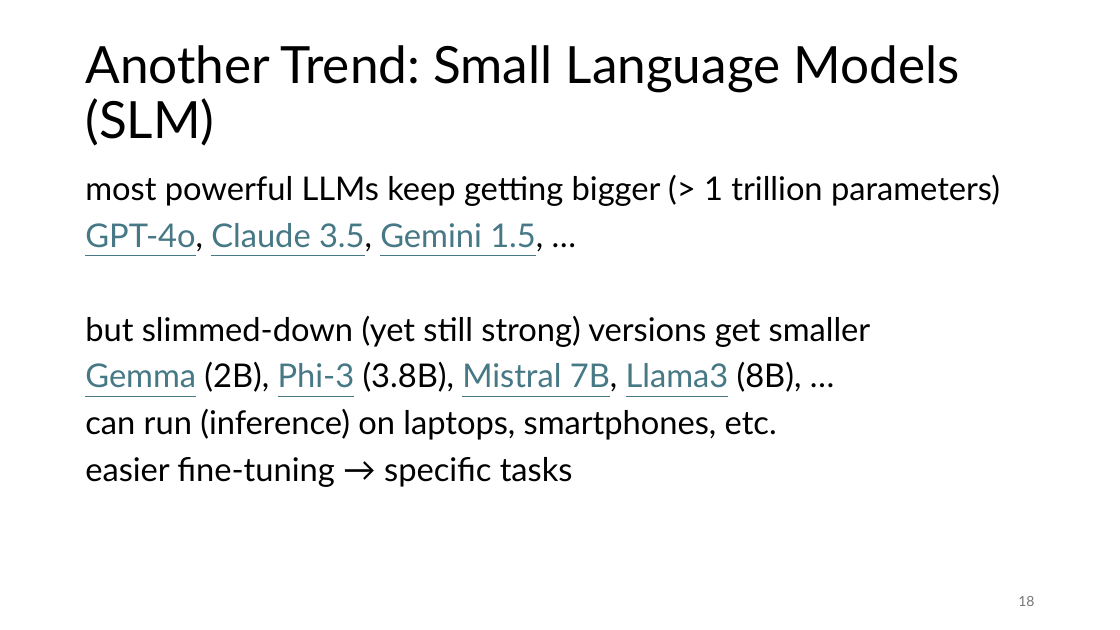
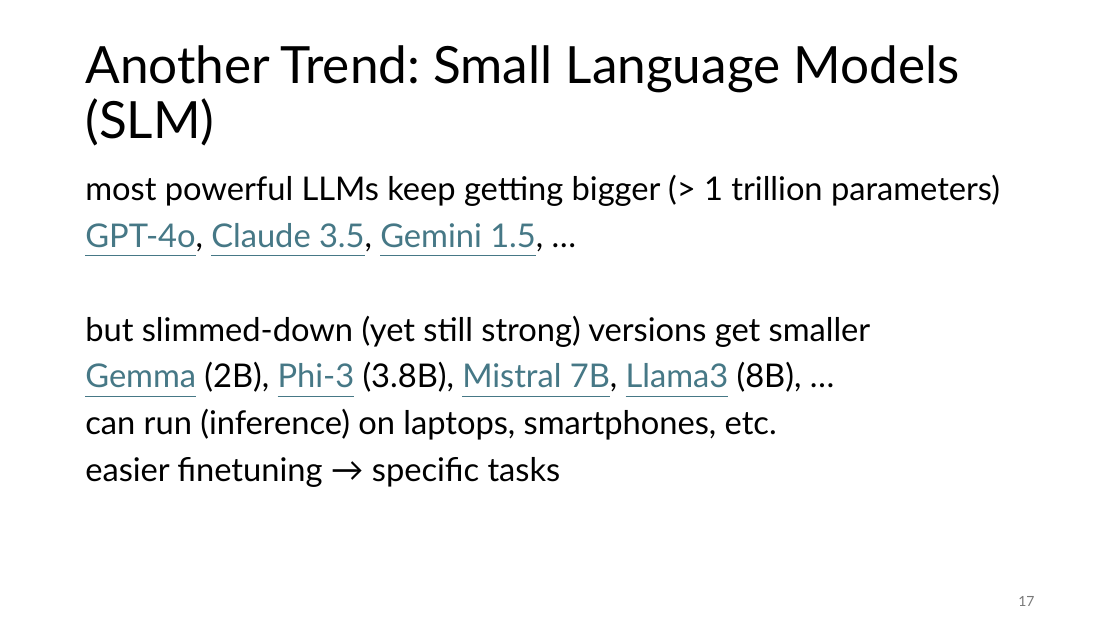
Before and after one commit to FelixWick/language_models, a slide deck: slide 17 of slides/3_LLMs.pptx (slide 18 before the commit). Drawn at 1120x630 pixels with LibreOffice and Linux fonts; fonts in the diff are those of the drawing. Boxes give left, top, right and bottom in pixels: in the first picture for what was removed or moved away, otherwise in the second. Text is boxed around its words. In the diff, an @@ line names an element or a change of style, - is before the commit and + after.

```diff
--- a/slides/3_LLMs.pptx
+++ b/slides/3_LLMs.pptx
@@ text at (85, 457, 561, 487): text changed @@
-easier fine-tuning → specific tasks
+easier finetuning → specific tasks
@@ page number at (1018, 596, 1034, 606): text changed @@
-18
+17
```
Also in this commit, not shown: 5 other slides changed, 4 slides added, 4 slides removed, 5 other files.
